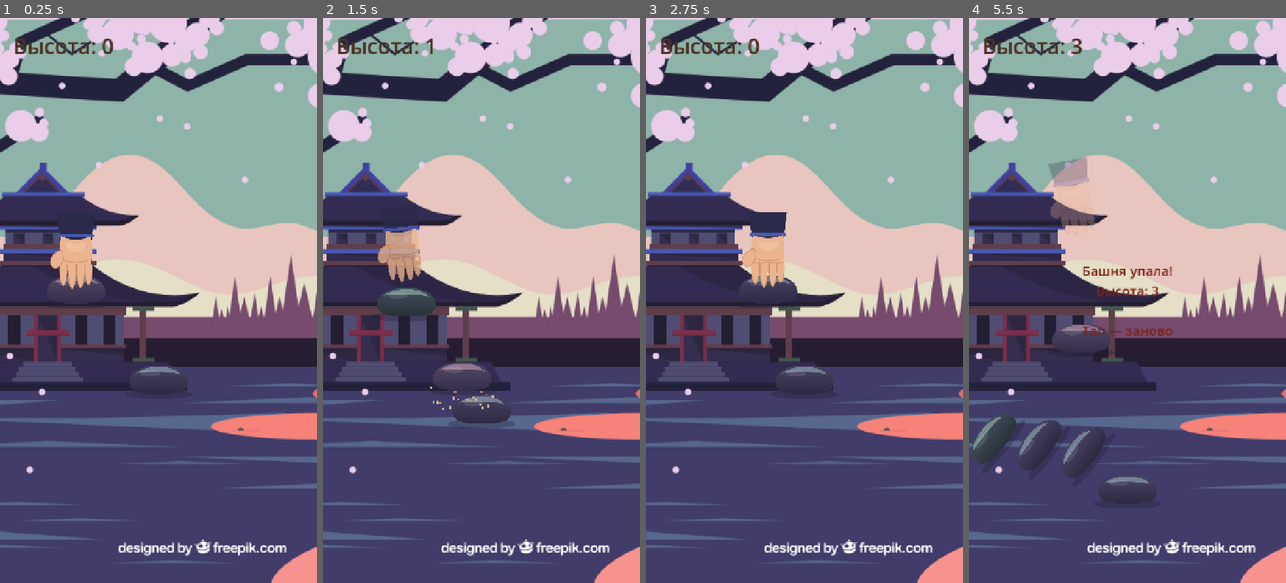
Above: before the commit, frames 1-4 (left to right).
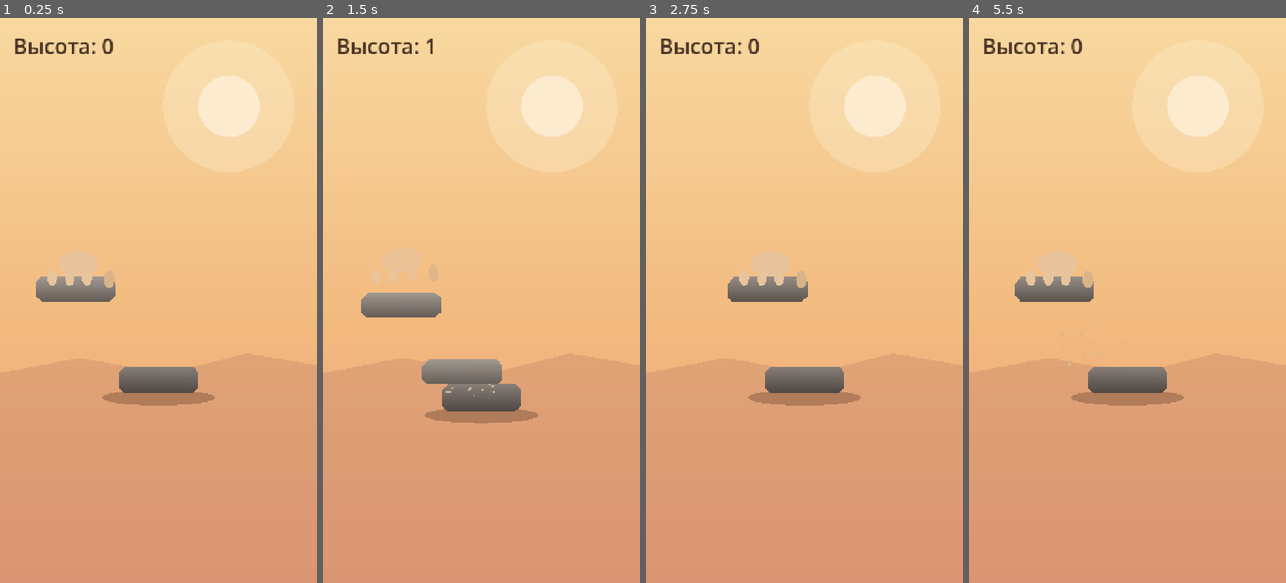
Above: after the commit, the same moments.

Repository: Babaika8/balance-tower
Game: Godot game, scene res://main.tscn
Same seed, same stepped clock (60 frames per second), same inputs: the game is played once before the commit and once after it.
Inputs (mouse positions are in pixels of both pictures, inside the frame that each line leads up to):
- Up to frame 1 (0.25 s): no input
- Up to frame 2 (1.5 s): tap Enter at 0.5 s; move the mouse to (551, 272) at 0.52 s; click (551, 272) at 0.67 s; tap Space at 0.77 s; drag from (418, 328) to (465, 413) at 1.27 s
- Up to frame 3 (2.75 s): move the mouse to (836, 176) at 2.02 s; click (836, 176) at 2.17 s
- Up to frame 4 (5.5 s): drag from (1111, 413) to (1032, 215) at 2.77 s; move the mouse to (1222, 385) at 3.52 s; click (1222, 385) at 3.67 s; tap Space at 3.77 s; drag from (1032, 215) to (1079, 159) at 4.27 s; move the mouse to (1143, 300) at 5.02 s; click (1143, 300) at 5.17 s

The runs differ from the first frame. In frame 1, 99% of the frame differs, in the area x 0-100%, y 0-100%; in frame 2, 99%; in frame 3, 99%; in frame 4, 100%.

Commit message:
Revert visuals to original warm-dawn (USE_ART flag, code-drawn theme)
Keeps leaderboard/Telegram backend; flips off the SVG skin so the game
falls back to the first warm-dawn look (gradient sky, sun, hills, rock
stones, code hand). SVG assets retained for easy re-enable (USE_ART=true).

Co-Authored-By: Claude Opus 4.8 <noreply@anthropic.com>

Diff:
--- a/game.gd
+++ b/game.gd
@@ -592,7 +592,15 @@
 
 const THEME_DIR := "res://assets/zen/"
 
+# false — вернуться к самому первому виду «тёплый рассвет» (всё рисуется кодом:
+# градиентное небо, солнце, холмы, камни-булыжники, рука). true — подхватить
+# SVG-скин из assets/zen/ (самурайская сцена и т.п.). Переключатель арта.
+const USE_ART := false
+
 func _load_theme() -> void:
+	if not USE_ART:
+		theme = {"stones": [], "hand": null, "hand_release": null}
+		return
 	theme = {
 		"stones": [],
 		"hand": _tex(THEME_DIR + "hand.svg"),
